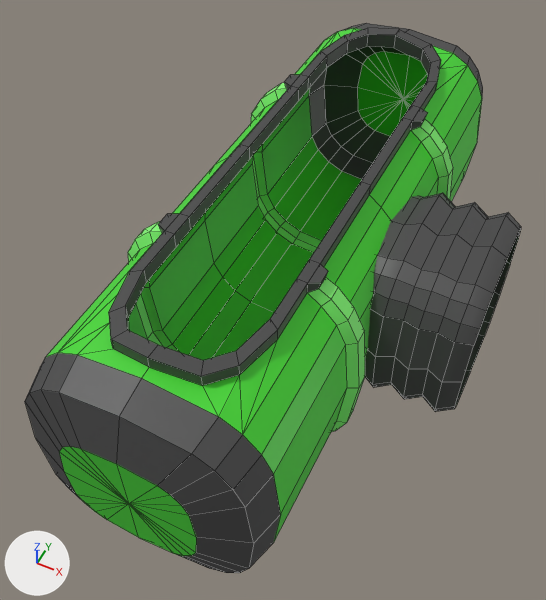
Two versions of the FBX model GlobalGameJam2018RB_DvR_DK/Assets/Models/PackageTank_1.fbx, one commit apart.
Both versions are drawn from a 50 mm lens placed at (0.0182, -0.0664, 0.0445), pointed at (-0.0003, -0.0294, -0.0018). The lights are fixed; the arrows at lower left show +X, +Y and +Z. Mesh edges are drawn as thin lines. Where no turn or scale is listed for an object, it has been applied to the vertices.

The scene before the commit, as lines of its bpy script (objects in view):
```python
me_mesh = bpy.data.meshes.new('Mesh')
me_mesh.from_pydata(...)  # 547 vertices, 540 faces; spans x -0.0098..0.0161, y -0.0505..0.0, z -0.0097..0.0099
# faces by material slot: [304, 128, 108]
me_mesh.materials.append(mat_lambert25)  # dark grey #464646
me_mesh.materials.append(mat_lambert27)  # green #45d831
me_mesh.materials.append(mat_lambert21)  # green #85fb76
ob_pcylinder31 = bpy.data.objects.new('pCylinder31', me_mesh)
ob_pcylinder31.location = (0.0, 0.0, 0.0)
```
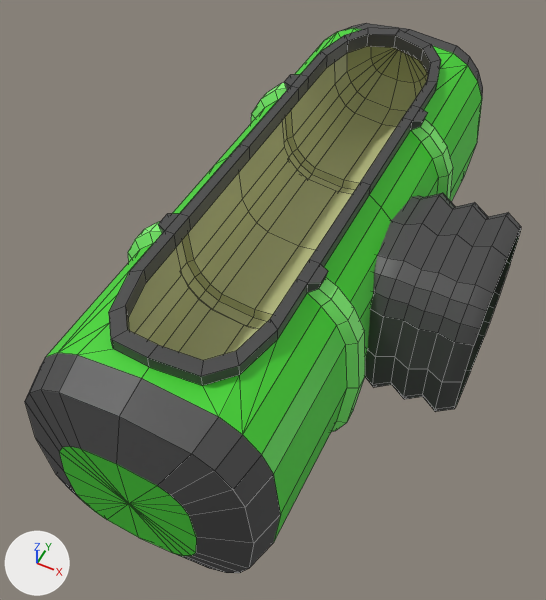
Commit message: New Tanks

What differs and where, as boxes [x1, y1, x2, y2] in the pictures (546 x 600 px):
part 1 of me_mesh, added
    after: [128, 46, 428, 360]

Patch to the scene script:
```diff
--- a/GlobalGameJam2018RB_DvR_DK/Assets/Models/PackageTank_1.fbx.py
+++ b/GlobalGameJam2018RB_DvR_DK/Assets/Models/PackageTank_1.fbx.py
@@ mat_lambert38 @@
+mat_lambert38 = principled_material('lambert38')
+mat_lambert38.base_color = (0.497, 0.515, 0.234)  # beige #bbbe85
@@ me_mesh @@
 # used by ob_pcylinder31; location = (0.0, 0.0, 0.0)
-me_mesh.from_pydata(...)  # 547 vertices, 540 faces; spans x -0.0098..0.0161, y -0.0505..0.0, z -0.0097..0.0099
+me_mesh.from_pydata(...)  # 714 vertices, 700 faces; spans x -0.0098..0.0161, y -0.0505..0.0, z -0.0097..0.0099
+# me_mesh part 1: a new loose piece of 167 vertices spanning x -0.006..0.0059, y -0.0474..-0.003, z 0.0003..0.0077, in mat_lambert38 (beige #bbbe85)
 me_mesh.materials.append(mat_lambert25)
@@ me_mesh @@
 me_mesh.materials.append(mat_lambert21)
+me_mesh.materials.append(mat_lambert38)  # beige #bbbe85
```
